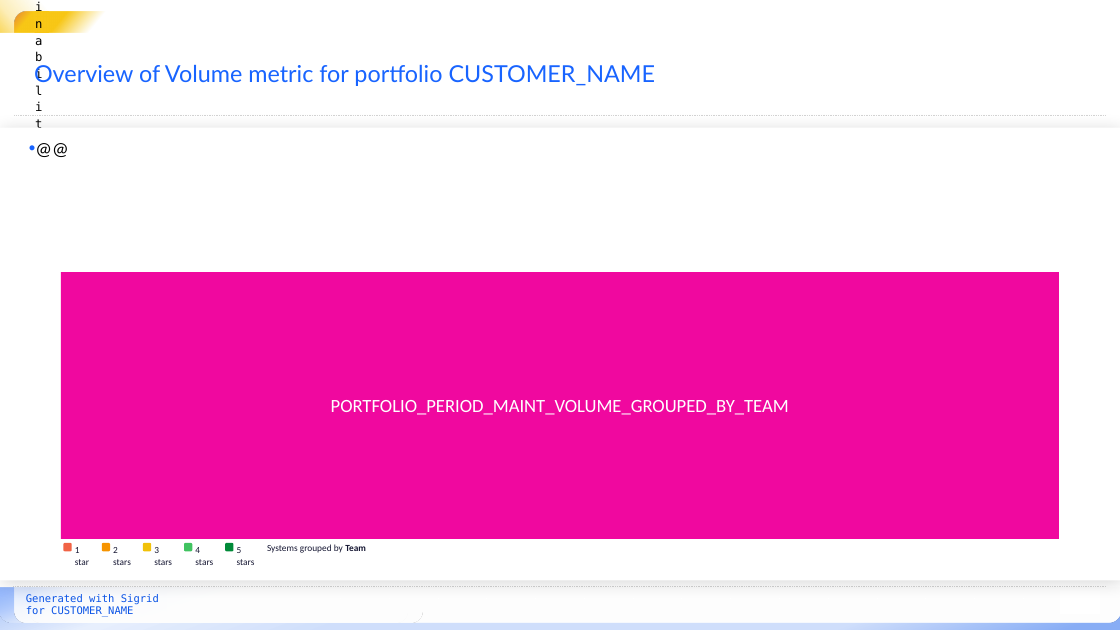
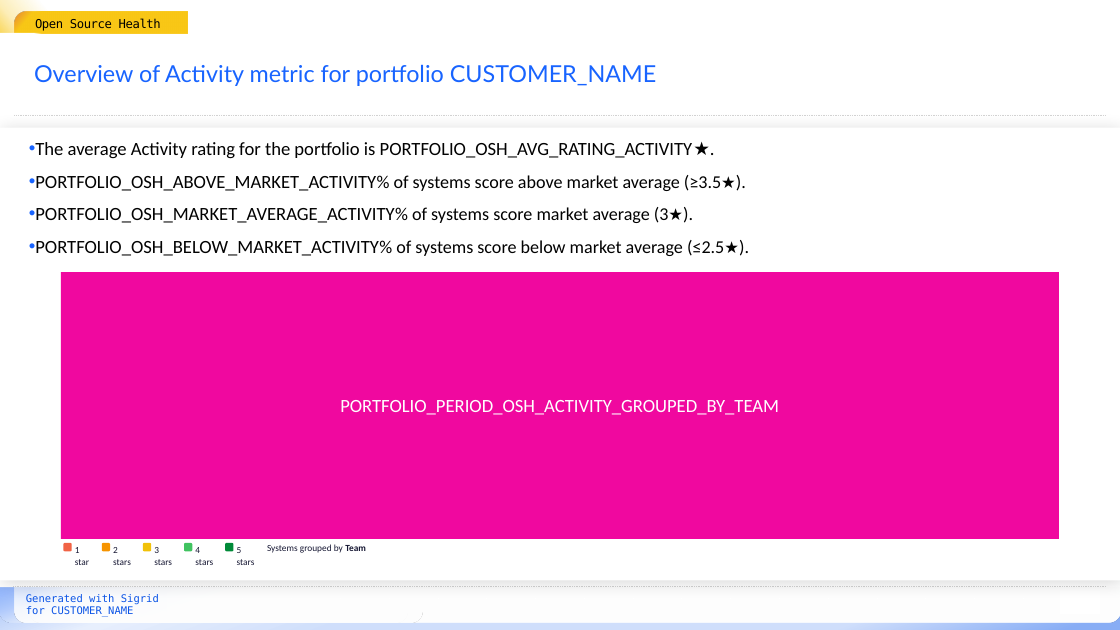
Before and after one commit to Software-Improvement-Group/sigrid-report-generator, a slide deck: slide 43 of src/report_generator/presets/templates/portfolio-metrics.pptx (slide 5 before the commit). Drawn at 1120x630 pixels with LibreOffice and Linux fonts; fonts in the diff are those of the drawing; background and template pictures are left out. Boxes give left, top, right and bottom in pixels: in the first picture for what was removed or moved away, otherwise in the second. Text is boxed around its words. In the diff, an @@ line names an element or a change of style, - is before the commit and + after.

Commit message:
Update portfolio metrics template

```diff
--- a/src/report_generator/presets/templates/portfolio-metrics.pptx
+++ b/src/report_generator/presets/templates/portfolio-metrics.pptx
@@ text removed at [35,12,49,33] @@
-Maintainability
@@ text added at [35,12,188,33], fill gradient #F8C716 to #F9C716, 10.5 pt, text #000000 @@
+Open Source Health
@@ title at [34,64,657,86]: text changed @@
-Overview of Volume metric for portfolio CUSTOMER_NAME
+Overview of Activity metric for portfolio CUSTOMER_NAME
@@ text removed at [20,129,1078,273] @@
-• @@
@@ text added at [35,142,724,256], 16 pt, text #020202 @@
+• The average Activity rating for the portfolio is PORTFOLIO_OSH_AVG_RATING_ACTIVITY ★.
+• PORTFOLIO_OSH_ABOVE_MARKET_ACTIVITY% of systems score above market average (≥3.5★).
+• PORTFOLIO_OSH_MARKET_AVERAGE_ACTIVITY% of systems score market average (3★).
+• PORTFOLIO_OSH_BELOW_MARKET_ACTIVITY% of systems score below market average (≤2.5★).
@@ text in rectangle at [340,400,779,415]: text changed @@
-PORTFOLIO_PERIOD_MAINT_VOLUME_GROUPED_BY_TEAM
+PORTFOLIO_PERIOD_OSH_ACTIVITY_GROUPED_BY_TEAM
```
Also in this commit, not shown: 39 other slides changed, 10 slides removed.
